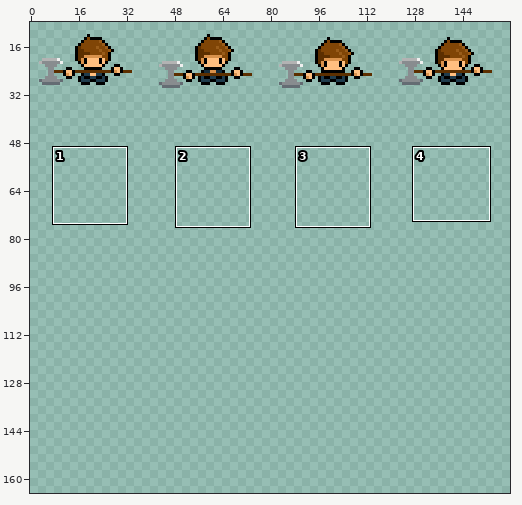
Sprite sheet: graphics/joseph/joseph_idle_sprite_sheet.png. Above: a wide view before the commit, with the close-up outlined.
Close-up. Old version:
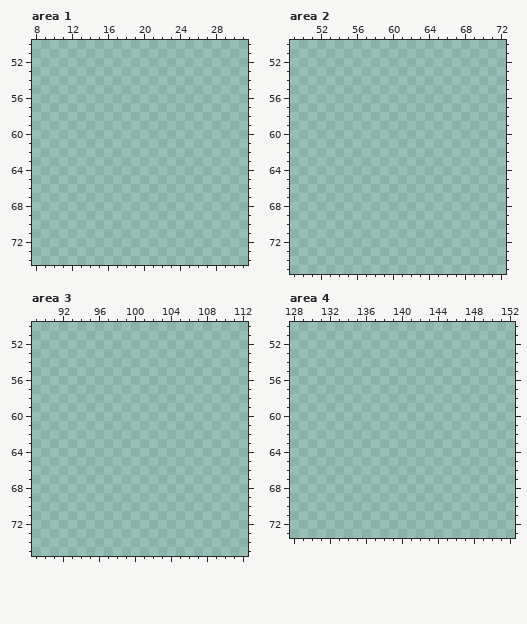
The file is 160x160 pixels. Colours within 5 levels of each other are drawn and written as one. Shown: area 1: x 8..31, y 50..74; area 2: x 49..72, y 50..75; area 3: x 89..112, y 50..75; area 4: x 128..152, y 50..73. The old version is drawn lined up with the new one, on the new canvas. The wide view leaves out empty margins. The commit also changed other parts of the picture, which this record leaves out.
Now the later version:
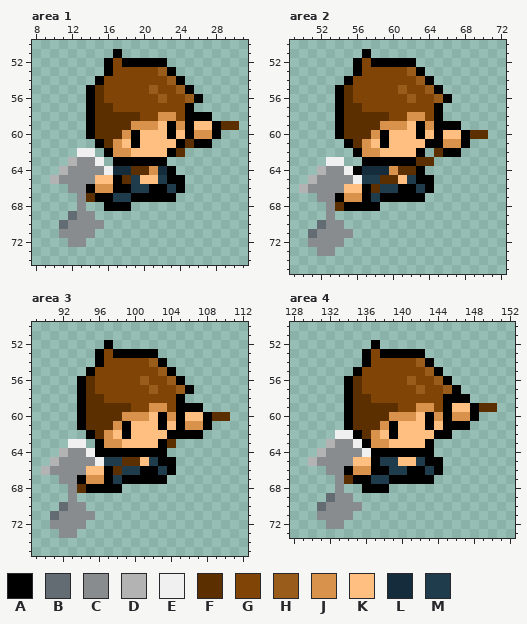
Palette (. is transparent): A #000000  B #646c73  C #888c8f  D #b3b3b3  E #f0f0f0  F #5c2f00  G #804506  H #995c1a  J #d9924c  K #ffbf80  L #142c3b  M #1f3c4d
Edits made:
canvas 160x160 -> 160x320, the old top-left corner now at 1,10 (the part of the old canvas that was cut away was empty and is not shown)
Changed rows in their new state; - is an unchanged pixel.
Area 1:
first column x 10:
51 -------A-------------
52 ------AGAAAAA--------
53 ------AGGGGGHA-------
54 -----AGGGGGGGHA------
55 ----AFGGGGGHGGHA-----
56 ----AFGGGGGGHGGHA----
57 ----AFFGGGGGGGGA-----
58 ----AFFFFFGGJJGAAA---
59 ----AFFFFJJJKAJAKKAFF
60 ----AFFFJAKKKAKAJJA--
61 -----AFJKAKKKKAFAA---
62 ---EE-AJJKKKKAF------
63 --DCCE-AAAAAA--------
64 -DCCCCELLFFJLA-------
65 DCCCCKKAFMKKMAA------
66 --CCAJJAAMMAAMA------
67 ---CFAAMMAAAAA-------
68 ---C--AAA------------
69 --BCC----------------
70 -BCCCC---------------
71 -CCCC----------------
72 --CC-----------------
Area 2:
first column x 50:
51 -------A-------------
52 ------AGAAAAA--------
53 ------AGGGGGHA-------
54 -----AGGGGGGGHA------
55 ----AFGGGGGHGGHA-----
56 ----AFGGGGGGHGGHA----
57 ----AFFGGGGGGGGA-----
58 ----AFFFFFGGJJGA-----
59 ----AFFFFJJJKAJAAA---
60 ----AFFFJAKKKAKAKKAFF
61 -----AFJKAKKKKAAJJA--
62 ------AJJKKKKA-FAA---
63 ---EE--AAAAAAFF------
64 --DCCEALLLJFFA-------
65 -DCCCCEMMFFKMAA------
66 DCCCCKKAFMMAAMA------
67 --CCAJJAMAAAAA-------
68 ---CFAAAA------------
69 ---C-----------------
70 --BCC----------------
71 -BCCCC---------------
72 -CCCC----------------
73 --CC-----------------
Area 3:
first column x 90:
52 -------A-------------
53 ------AGAAAAA--------
54 ------AGGGGGHA-------
55 -----AGGGGGGGHA------
56 ----AFGGGGGHGGHA-----
57 ----AFGGGGGGHGGHA----
58 ----AFFGGGGGGGGA-----
59 ----AFFFFFGGJJGAAA---
60 ----AFFFFJJJKAJAKKAFF
61 ----AFFFJAKKKAKAJJA--
62 -----AFJKAKKKKAAAA---
63 ---EE-AJJKKKKAF------
64 --DCCEAAAAAAAA-------
65 -DCCCCEMMFFKMAA------
66 DCCCCKKAFMMAAMA------
67 --CCAJJAMAAAAA-------
68 ---CFAAAA------------
69 ---C-----------------
70 --BCC----------------
71 -BCCCC---------------
72 -CCCC----------------
73 --CC-----------------
Area 4:
first column x 130:
52 -------A-------------
53 ------AGAAAAA--------
54 ------AGGGGGHA-------
55 -----AGGGGGGGHA------
56 ----AFGGGGGHGGHA-----
57 ----AFGGGGGGHGGHA----
58 ----AFFGGGGGGGGAAA---
59 ----AFFFFFGGJJGAKKAFF
60 ----AFFFFJJJKAJAJJA--
61 ----AFFFJAKKKAKAAA---
62 ---EEAFJKAKKKKAA-----
63 --DCCEAJJKKKKA-------
64 -DCCCCEAAAAAAA-------
65 DCCCCKKAMMKKMAA------
66 --CCAJJAAMMAAMA------
67 ---CFAAMMAAAAA-------
68 ---C--AAA------------
69 --BCC----------------
70 -BCCCC---------------
71 -CCCC----------------
72 --CC-----------------
Pixel boxes of the changes (left, top, right, bottom) in both close-ups:
added: (50, 49, 239, 247)
added: (299, 49, 488, 256)
added: (41, 340, 230, 538)
added: (308, 340, 497, 529)
